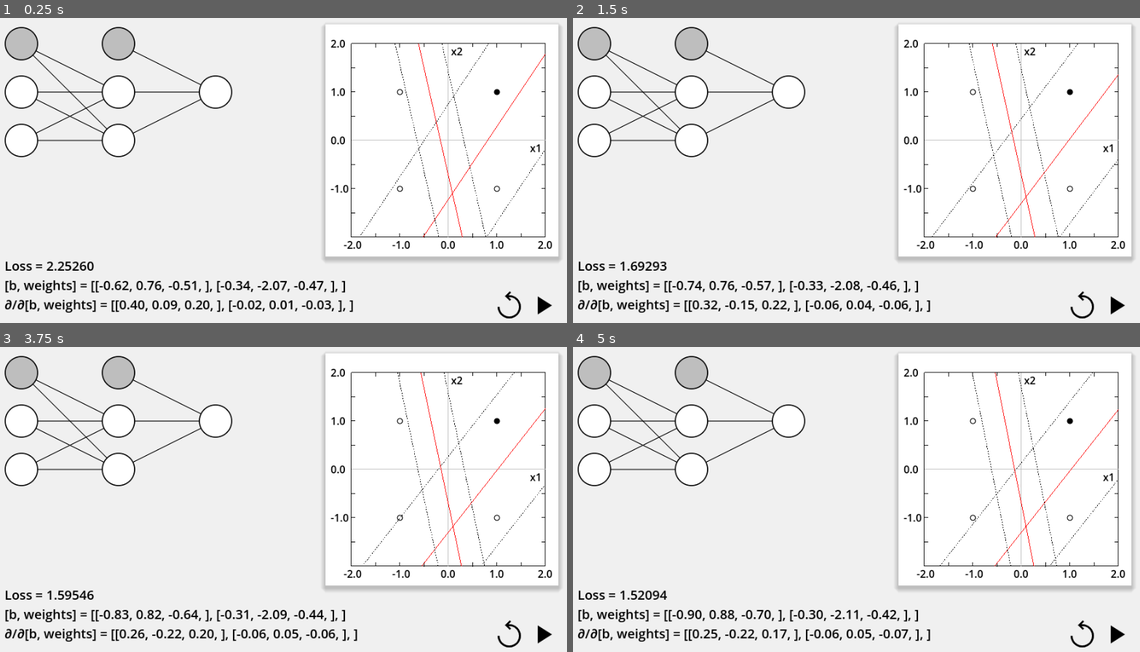
Above: before the commit, frames 1-4 (two rows, left to right).
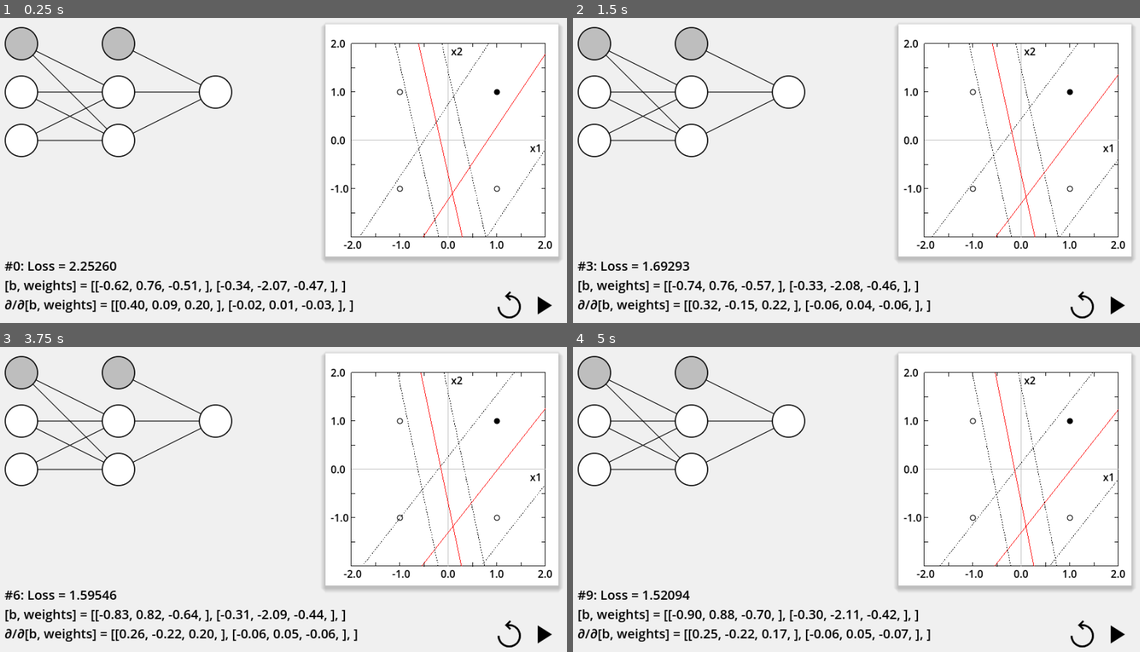
Above: after the commit, the same moments.

Repository: vivisuke/GDNN
Game: Godot game, scene res://main.tscn
Same seed, same stepped clock (60 frames per second), same inputs: the game is played once before the commit and once after it.
Inputs (mouse positions are in pixels of both pictures, inside the frame that each line leads up to):
- Up to frame 1 (0.25 s): no input
- Up to frame 2 (1.5 s): click (1117, 304) at 0.5 s; click (1083, 304) at 1.25 s
- Up to frame 3 (3.75 s): click (510, 633) at 2 s; click (510, 633) at 2.75 s; click (544, 633) at 3.5 s
- Up to frame 4 (5 s): click (1117, 633) at 4.25 s

The runs differ from the first frame. In frame 1, 0.4% of the frame differs, in the area x 0-21%, y 79-83%; in frame 2, 0.4%; in frame 3, 0.4%; in frame 4, 0.4%.

Commit message:
0034 ◎ C 01/09 01/09 0.001│ToDo│繰り返し回数（エポック）表示

Diff:
--- a/gdnn/main.gd
+++ b/gdnn/main.gd
@@ -6,6 +6,8 @@
 #const tdata = [[1.0], [1.0], [1.0], [-1.0],]	# OR
 const tdata = [[-1.0], [1.0], [1.0], [-1.0],]	# XOR
 #const tdata = [[1.0, 1.0], [1.0, -1.0], [-1.0, -1.0], [-1.0, 1.0],]	# 恒等関数
+
+var itr = 0
 
 func _ready():
 	if false:
@@ -50,7 +52,7 @@
 	pass # Replace with function body.
 func update_view():
 	$BG.queue_redraw()
-	$LossLabel.text = "Loss = %.5f"%net.m_loss
+	$LossLabel.text = "#%d: Loss = %.5f"%[itr, net.m_loss]
 	var ly = net.m_layers[0]
 	var txt = ly.weights_text()
 	$WeightsLabel.text = "[b, weights] = " + txt
@@ -60,6 +62,7 @@
 	$GraphRect.vv_weight = ly.get_weights()		# 重みベクター（含バイアス）取得
 	$GraphRect.queue_redraw()
 func _on_texture_button_pressed():
+	itr += 1
 	net.update_weights(0.1)
 	net.forward_backward_batch(idata, tdata)
 	#net.print()
Not shown, changed: GDNN.spr
